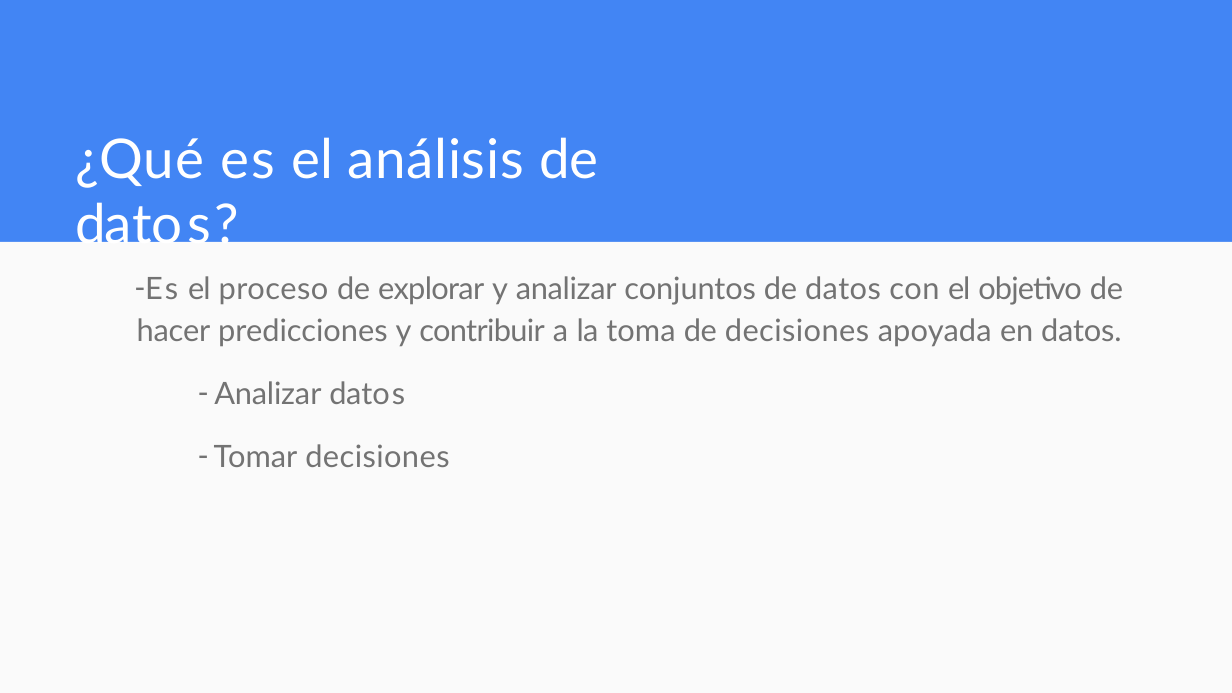
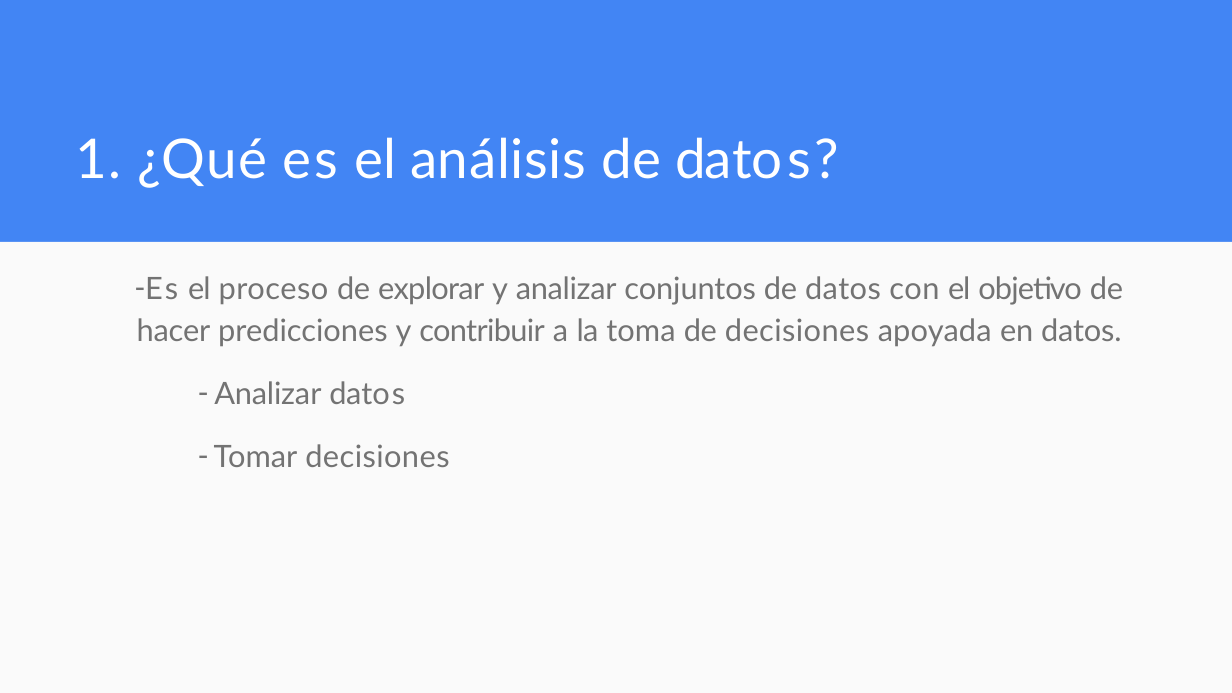
Before and after one commit to rpazos98/CEIA_Analisis_de_datos, a slide deck: slide 6 of clase_1/Clase1.pptx. Drawn at 1232x693 pixels with LibreOffice and Linux fonts; fonts in the diff are those of the drawing; background and template pictures are left out. Boxes give left, top, right and bottom in pixels: in the first picture for what was removed or moved away, otherwise in the second. Text is boxed around its words. In the diff, an @@ line names an element or a change of style, - is before the commit and + after.

```diff
--- a/clase_1/Clase1.pptx
+++ b/clase_1/Clase1.pptx
@@ title at [75,137,839,188]: text changed @@
-¿Qué es el análisis de datos?
+1. ¿Qué es el análisis de datos?
```
Also in this commit, not shown: 7 other slides changed, 4 other files.
